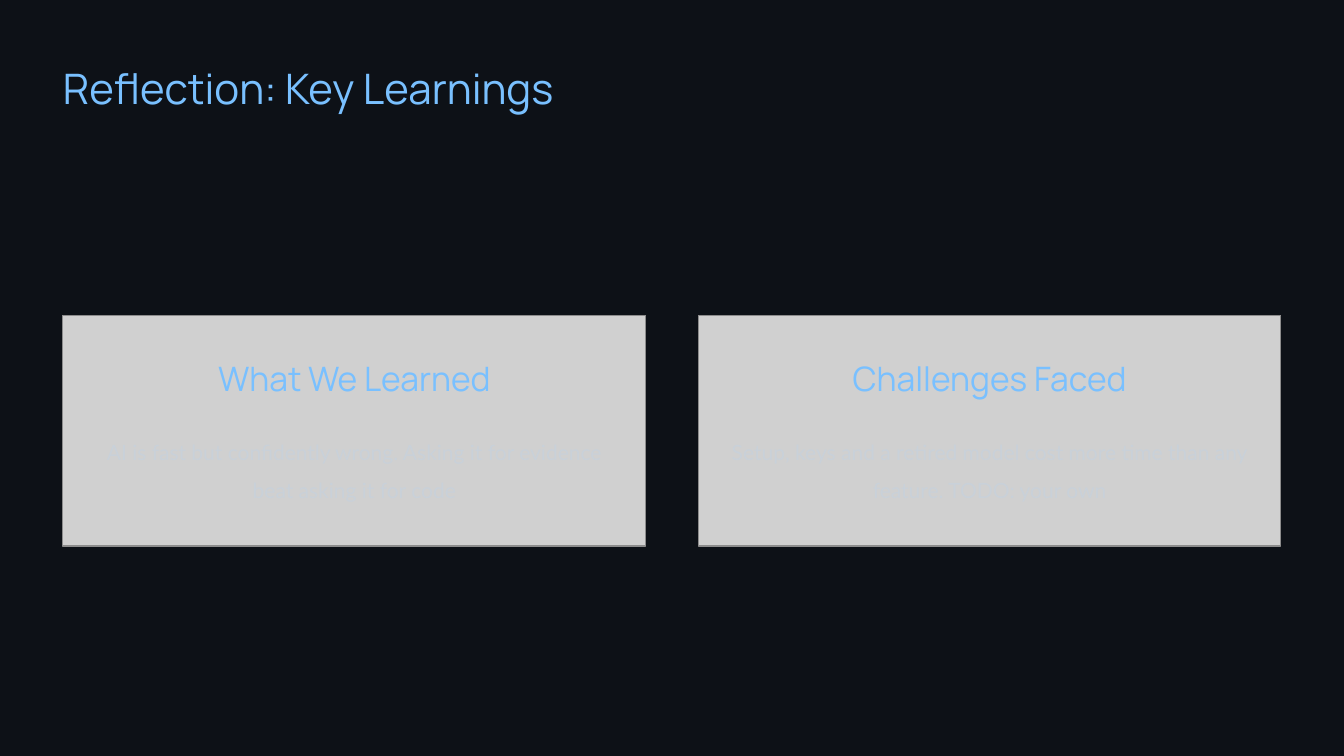
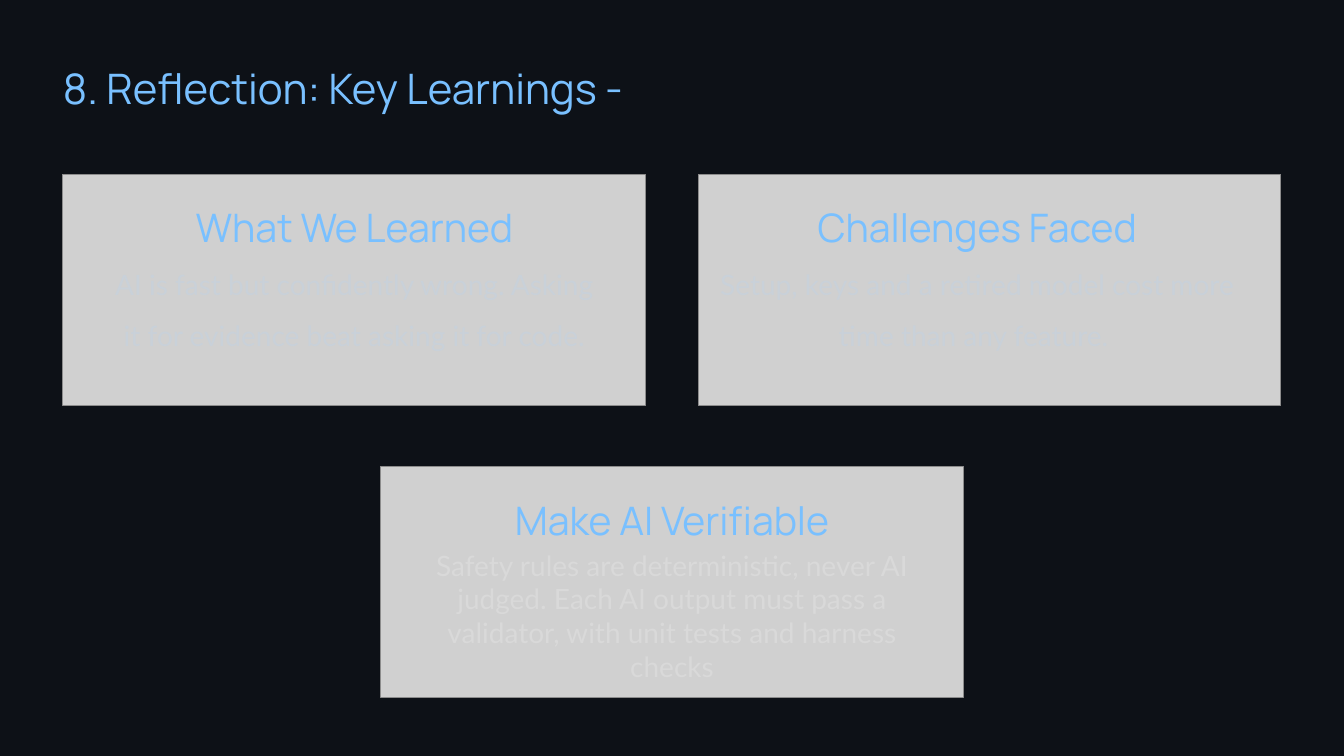
Before and after one commit to EthanM-programin/HNLP, a slide deck: slide 10 of HNLP-presentation.pptx. Drawn at 1344x756 pixels with LibreOffice and Linux fonts; fonts in the diff are those of the drawing; grey boxes stand for pictures. Boxes give left, top, right and bottom in pixels: in the first picture for what was removed or moved away, otherwise in the second. Text is boxed around its words. In the diff, an @@ line names an element or a change of style, - is before the commit and + after.

```diff
--- a/HNLP-presentation.pptx
+++ b/HNLP-presentation.pptx
@@ text at bbox=[63, 73, 596, 115]: text changed @@
-Reflection: Key Learnings
+8. Reflection: Key Learnings -
@@ picture: place and size @@
-picture at bbox=[63, 315, 645, 545]
+picture at bbox=[63, 174, 645, 405]
@@ picture: place and size @@
-picture at bbox=[699, 315, 1281, 545]
+picture at bbox=[699, 174, 1281, 405]
@@ picture added at bbox=[381, 467, 964, 698] @@
```
Also in this commit, not shown: 10 other slides changed.
